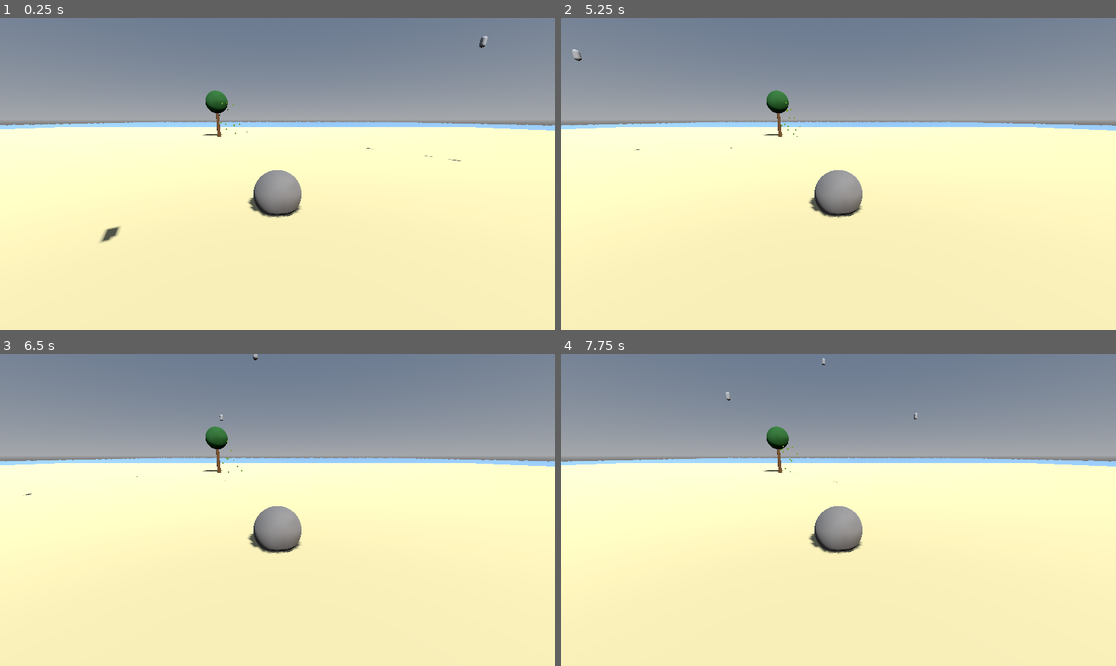
Above: before the commit, frames 1-4 (two rows, left to right).
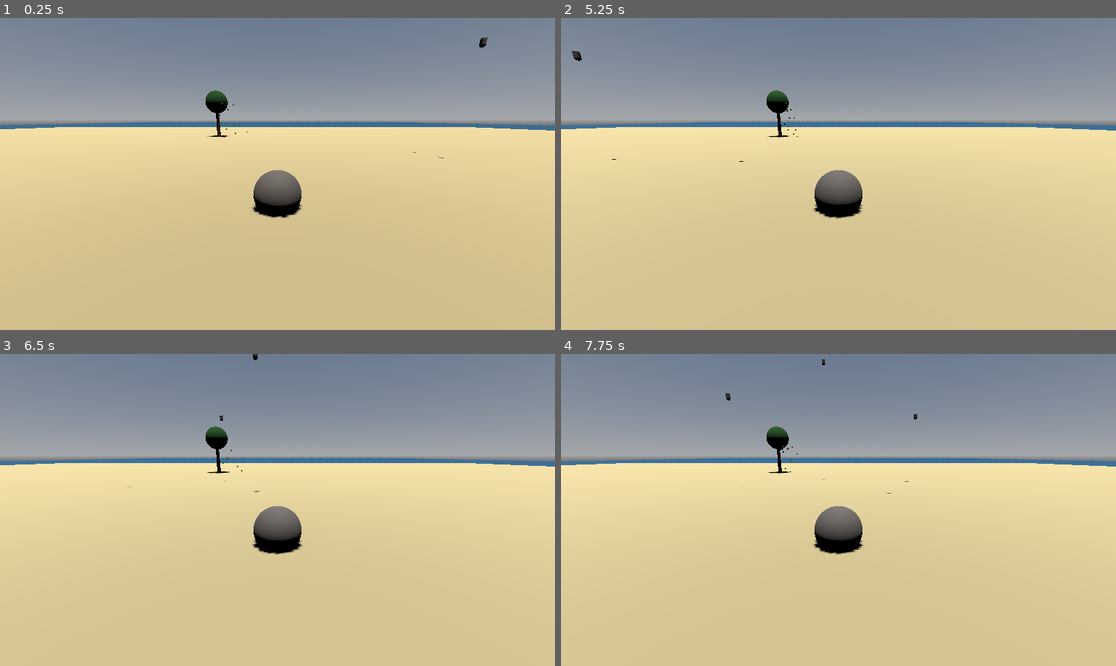
Above: after the commit, the same moments.

Repository: olszewskv/rock-on-beach
Game: Godot game, scene res://world.tscn
Same seed, same stepped clock (60 frames per second), same inputs: the game is played once before the commit and once after it.
Inputs:
- Up to frame 1 (0.25 s): no input
- Up to frame 2 (5.25 s): tap Enter at 2 s; tap Space at 4.25 s
- Up to frame 3 (6.5 s): no input
- Up to frame 4 (7.75 s): no input

The runs differ from the first frame. In frame 1, 67% of the frame differs, in the area x 0-100%, y 5-100%; in frame 2, 67%, in the area x 0-100%, y 10-100%; in frame 3, 67%; in frame 4, 67%.

Commit message:
Day and night cycle

Diff:
--- /dev/null
+++ b/new-game-project/directional_light_3d.gd
@@ -0,0 +1,29 @@
+extends DirectionalLight3D
+
+@export var day_speed: float = 1.0
+
+@export var max_brightness: float = 1.2
+@export var min_brightness: float = 0.0
+
+var time_of_day: float = 0.2
+
+func _process(delta):
+	time_of_day += delta * day_speed * 0.005
+
+	if time_of_day >= 1.0:
+		time_of_day = 0.0
+
+	var sun_angle = time_of_day * TAU
+
+	rotation.x = sin(sun_angle) * -1.5
+	rotation.y = 0.3
+
+	var sun_height = sin(sun_angle)
+	light_energy = clamp(sun_height * max_brightness, min_brightness, max_brightness)
+
+	var warmth = 1.0 - abs(sun_height)
+	light_color = Color(
+		1.0,
+		1.0 - warmth * 0.3,
+		1.0 - warmth * 0.6
+	)
--- a/new-game-project/world.tscn
+++ b/new-game-project/world.tscn
@@ -2,6 +2,7 @@
 
 [ext_resource type="Script" uid="uid://c5nekpnap6axu" path="res://world.gd" id="1_fj7yv"]
 [ext_resource type="Shader" uid="uid://b14e17eovppwr" path="res://world.gdshader" id="2_fj7yv"]
+[ext_resource type="Script" uid="uid://cwljhan84q1kn" path="res://directional_light_3d.gd" id="2_tlwt5"]
 
 [sub_resource type="ProceduralSkyMaterial" id="ProceduralSkyMaterial_gv5m4"]
 
@@ -11,6 +12,9 @@
 [sub_resource type="Environment" id="Environment_fj7yv"]
 background_mode = 2
 sky = SubResource("Sky_f3sb7")
+ambient_light_source = 2
+ambient_light_color = Color(0.05882353, 0.078431375, 0.15686275, 1)
+ambient_light_energy = 0.3
 
 [sub_resource type="PlaneMesh" id="PlaneMesh_tlwt5"]
 size = Vector2(100, 100)
@@ -48,6 +52,7 @@
 [node name="DirectionalLight3D" type="DirectionalLight3D" parent="." unique_id=886689225]
 transform = Transform3D(0.8660254, -0.35355338, 0.35355338, 0, 0.70710677, 0.70710677, -0.5, -0.6123724, 0.6123724, 0, 0, 0)
 shadow_enabled = true
+script = ExtResource("2_tlwt5")
 
 [node name="WorldEnvironment" type="WorldEnvironment" parent="." unique_id=1247218516]
 environment = SubResource("Environment_fj7yv")
Not shown, added: new-game-project/directional_light_3d.gd.uid
